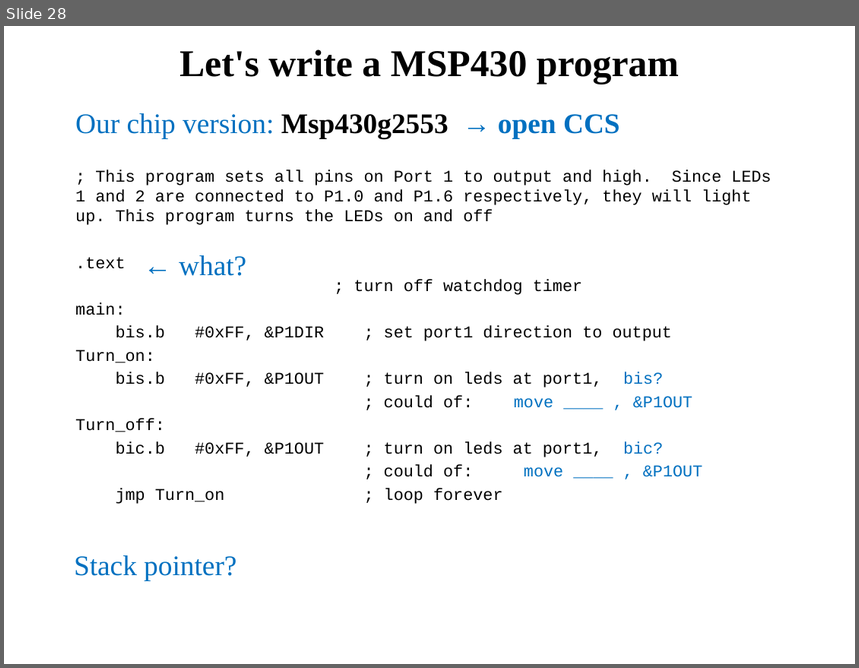
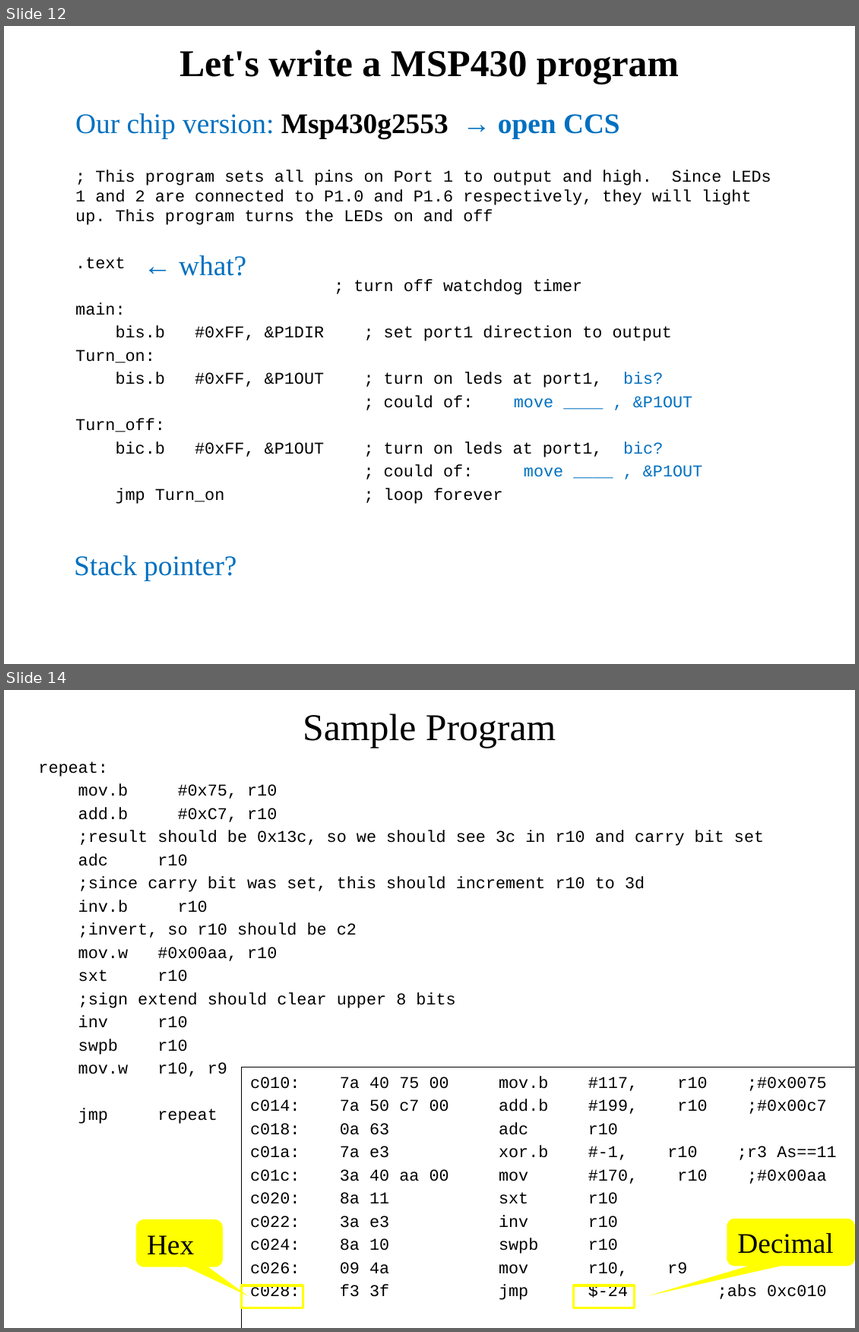
Before and after one commit to pw4rn3r/ECE382, a slide deck: notes/L4/Lsn4.pptx. Shown one above the other, each under a label of ours: slide 28 before the commit, slides 12 and 14 after it; the slides between them are not shown. The pictures are 859x668 and 859x1332 pixels, drawn with LibreOffice and Linux fonts; fonts in the diff are those of the drawing. Boxes give left, top, right and bottom in pixels: in the first picture for what was removed or moved away, otherwise in the second. Text is boxed around its words. In the diff, an @@ line names an element or a change of style, - is before the commit and + after.

```diff
--- a/notes/L4/Lsn4.pptx
+++ b/notes/L4/Lsn4.pptx
@@ slide 14 added at (4,690,855,1328), background #FFFFFF @@
@@ title added at (303,714,556,748), 32 pt, text #000000 @@
+Sample Program
@@ text added at (38,761,764,1124), 14 pt, text #000000 @@
+repeat:
+mov.b #0x75, r10
+add.b #0xC7, r10
+;result should be 0x13c, so we should see 3c in r10 and carry bit set
+adc r10
+;since carry bit was set, this should increment r10 to 3d
+inv.b r10
+;invert, so r10 should be c2
+mov.w #0x00aa, r10
+sxt r10
+;sign extend should clear upper 8 bits
+inv r10
+swpb r10
+mov.w r10, r9
+jmp repeat
@@ rectangle added at (241,1068,855,1328), outline #000000 0.75 pt, 14 pt, text #000000 @@
+c010: 7a 40 75 00 mov.b #117, r10 ;#0x0075
+c014: 7a 50 c7 00 add.b #199, r10 ;#0x00c7
+c018: 0a 63 adc r10
+c01a: 7a e3 xor.b #-1, r10 ;r3 As==11
+c01c: 3a 40 aa 00 mov #170, r10 ;#0x00aa
+c020: 8a 11 sxt r10
+c022: 3a e3 inv r10
+c024: 8a 10 swpb r10
+c026: 09 4a mov r10, r9
+c028: f3 3f jmp $-24 ;abs 0xc010
@@ rounded speech box added at (136,1220,223,1267), fill #FFFF00, 24 pt, text #000000 @@
+Hex
@@ rounded speech box added at (727,1219,855,1266), fill #FFFF00, 24 pt, text #000000 @@
+Decimal
@@ rectangle added at (241,1286,303,1308), outline #FFFF00 2 pt @@
@@ rectangle added at (573,1286,635,1308), outline #FFFF00 2 pt @@
@@ what was slide 28 is now slide 12 @@
```
Also in this commit, not shown: 15 slides changed, 9 other slides added, 18 slides removed, 1 other file.
